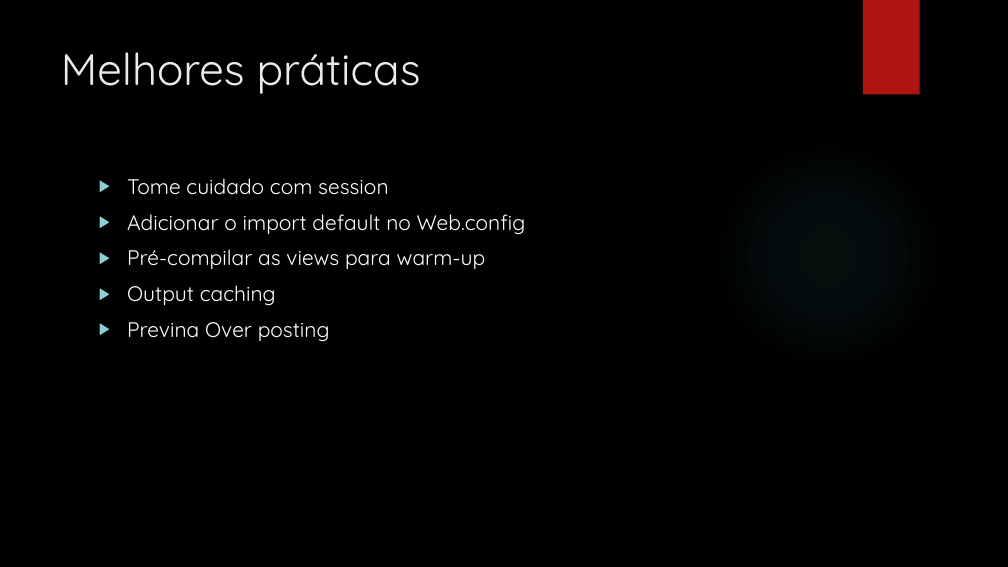
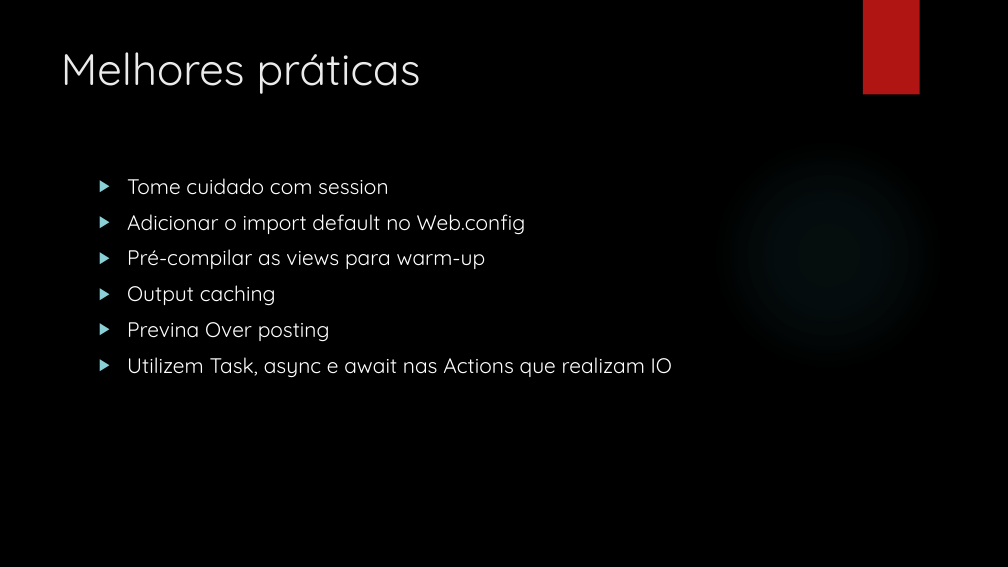
Before and after one commit to leolana/AspnetMvcLab, a slide deck: slide 34 of Presentation/AspNetMvc.pptx. Drawn at 1008x567 pixels with LibreOffice and Linux fonts; fonts in the diff are those of the drawing; background and template pictures are left out. Boxes give left, top, right and bottom in pixels: in the first picture for what was removed or moved away, otherwise in the second. Text is boxed around its words. In the diff, an @@ line names an element or a change of style, - is before the commit and + after.

```diff
--- a/Presentation/AspNetMvc.pptx
+++ b/Presentation/AspNetMvc.pptx
@@ text at bbox=[127, 357, 672, 378]: paragraph added @@
+▶ Utilizem Task, async e await nas Actions que realizam IO
```
Also in this commit, not shown: 3 other slides changed.
